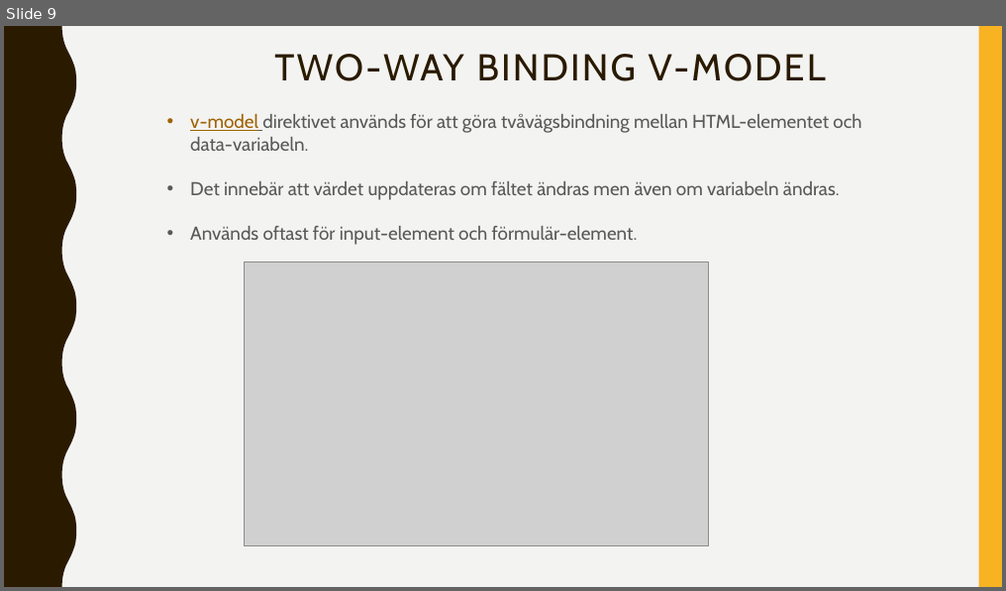
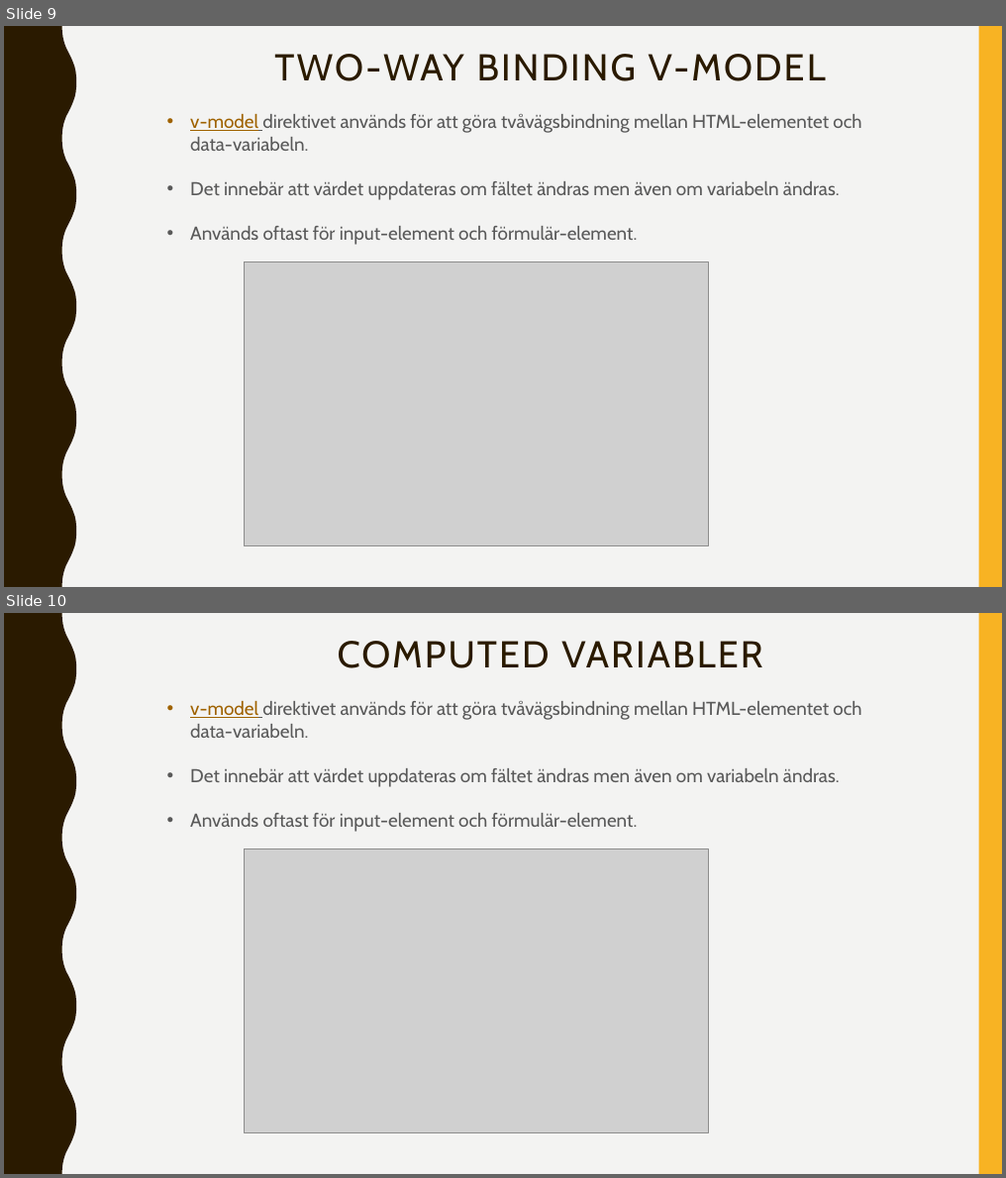
Before and after one commit to abbjetmus/programmering-produktion, a slide deck: 4. Vue/Vue.pptx. Shown one above the other, each under a label of ours: slide 9 before the commit, slides 9 and 10 after it. The pictures are 1006x591 and 1006x1178 pixels, drawn with LibreOffice and Linux fonts; fonts in the diff are those of the drawing; grey boxes stand for pictures. Boxes give left, top, right and bottom in pixels: in the first picture for what was removed or moved away, otherwise in the second. Text is boxed around its words. In the diff, an @@ line names an element or a change of style, - is before the commit and + after.

```diff
--- a/4. Vue/Vue.pptx
+++ b/4. Vue/Vue.pptx
@@ slide 10 added at (4,613,1002,1174), background #F3F3F2; not listed: 2 template elements that a slide beside it also shows @@
@@ title added at (338,641,762,668), 36 pt, text #2A1A00 @@
+COMPUTED VARIABLER
@@ text added at (190,700,861,832), 18 pt, text #595959 @@
+• v-model direktivet används för att göra tvåvägsbindning mellan HTML-elementet och data-variabeln.
+• Det innebär att värdet uppdateras om fältet ändras men även om variabeln ändras.
+• Används oftast för input-element och förmulär-element.
@@ picture added at (244,850,708,1134) @@
```
Also in this commit, not shown: 1 slide changed, 2 other slides added, 2 other files.
